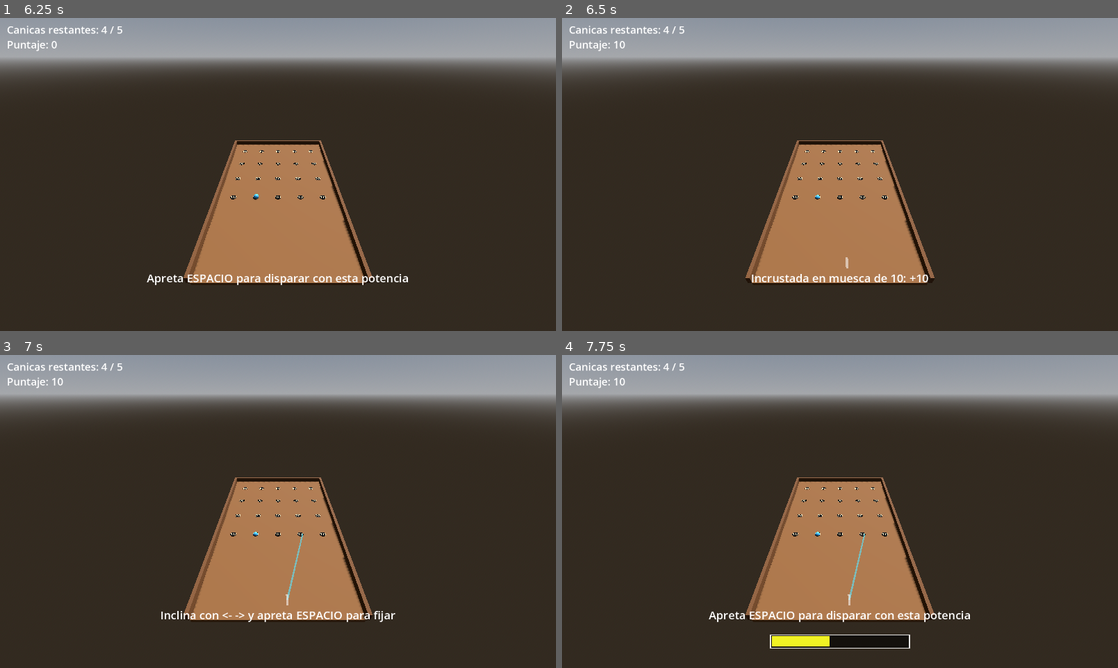
Above: before the commit, frames 1-4 (two rows, left to right).
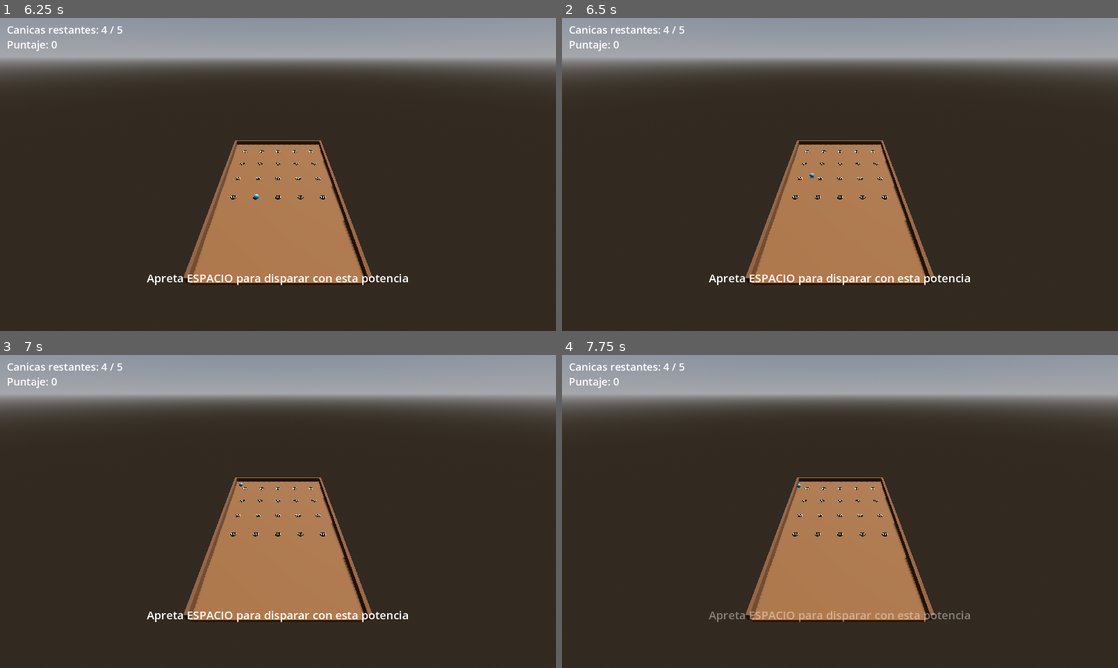
Above: after the commit, the same moments.

Repository: maczoe/chibolones
Game: Godot game, scene res://scenes/main.tscn
Two runs of this game, one before a commit and one after it. Both use one fixed random seed, a clock stepped at 60 frames per second and the inputs below.
Inputs (mouse positions are in pixels of both pictures, inside the frame that each line leads up to):
- Up to frame 1 (6.25 s): tap Enter at 0.5 s; move the mouse to (400, 158) at 0.52 s; hold Right (move_right) 0.53-1.28 s; hold Space (shoot) 0.53-1.28 s; click (400, 158) at 0.67 s; tap R (restart) every 0.75 s from 1.25 to 4.25 s; move the mouse to (166, 190) at 1.27 s; hold Left (move_left) 1.28-2.03 s; tap Space (shoot) every 1.5 s from 1.35 to 5.85 s; move the mouse to (333, 105) at 2.02 s; hold Space (shoot) 2.03-2.78 s; hold Right (move_right) 2.03-3.53 s; move the mouse to (250, 237) at 2.77 s; click (250, 237) at 2.92 s; move the mouse to (444, 221) at 3.52 s; hold Space (shoot) 3.53-4.28 s; hold Left (move_left) 3.53-5.78 s; move the mouse to (111, 127) at 4.27 s; move the mouse to (305, 174) at 5.02 s; hold Space (shoot) 5.03-5.78 s; click (305, 174) at 5.17 s; move the mouse to (194, 96) at 5.77 s; hold Right (move_right) from 5.78 s (still down)
- Up to frame 2 (6.5 s): keep holding Right (move_right)
- Up to frame 3 (7 s): keep holding Right (move_right); move the mouse to (400, 495) at 6.52 s; hold Space (shoot) from 6.53 s (still down)
- Up to frame 4 (7.75 s): keep holding Right (move_right); move the mouse to (728, 527) at 7.27 s; release Space (shoot) at 7.28 s; tap Space (shoot) at 7.35 s; click (728, 527) at 7.42 s

Frame 1 is identical in both runs. In frame 2, 0.7% of the frame differs, in the area x 9-74%, y 7-86%; in frame 3, 0.8%; in frame 4, 1.8%, in the area x 9-74%, y 7-94%.

Commit message:
docs: game design document v0.1 draft and architecture plan
- GDD structuring the run/board/throw loops, board structure, scoring
  model, content taxonomy (bonificadores/premios/canicas), economy,
  library and difficulty strategy, with open decisions D1-D7
- architecture plan: data-driven content, event-driven scoring, target
  project layout, POC migration path, milestones M0-M6, test and
  tuning strategy
- feature doc odd/tasks/game-design-foundation.md with the verbatim
  design brief and decision tracking
- includes pending tuning commit from previous round (CATCH_RADIUS,
  SKIP_SPEED, reach formula)

Diff:
--- a/scripts/main.gd
+++ b/scripts/main.gd
@@ -39,8 +39,8 @@
 # --- Marbles & shooting ---
 const MARBLE_RADIUS := 0.09
 const NOTCH_RADIUS := MARBLE_RADIUS  # notch carved to marble size: it embeds halfway
-const CATCH_RADIUS := 0.12
-const SKIP_SPEED := 5.5      # faster than this, the marble skips over notches
+const CATCH_RADIUS := 0.08           # center must be nearly over the notch to drop in
+const SKIP_SPEED := 4.5      # faster than this, the marble skips over notches
 const LAUNCH_Z := -3.0
 const MIN_SPEED := 2.2
 const MAX_SPEED := 9.0
@@ -244,7 +244,7 @@
 		# body that fell through the board must never score.
 		if local.y > MARBLE_RADIUS + 0.25:
 			continue
-		var reach: float = CATCH_RADIUS + speed * delta * 0.5
+		var reach: float = CATCH_RADIUS
 		for hole in holes:
 			# An occupied notch already holds an embedded marble: shots can
 			# only bounce off it, never fall into the same spot.
Not shown, added: docs/architecture.md
Not shown, added: docs/gdd/gdd.md
Not shown, added: odd/tasks/game-design-foundation.md
